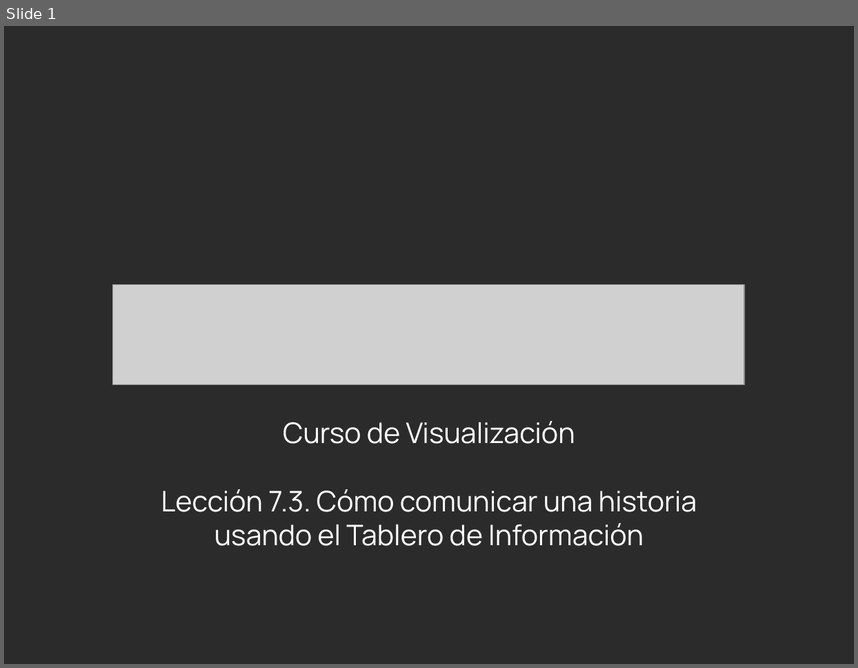
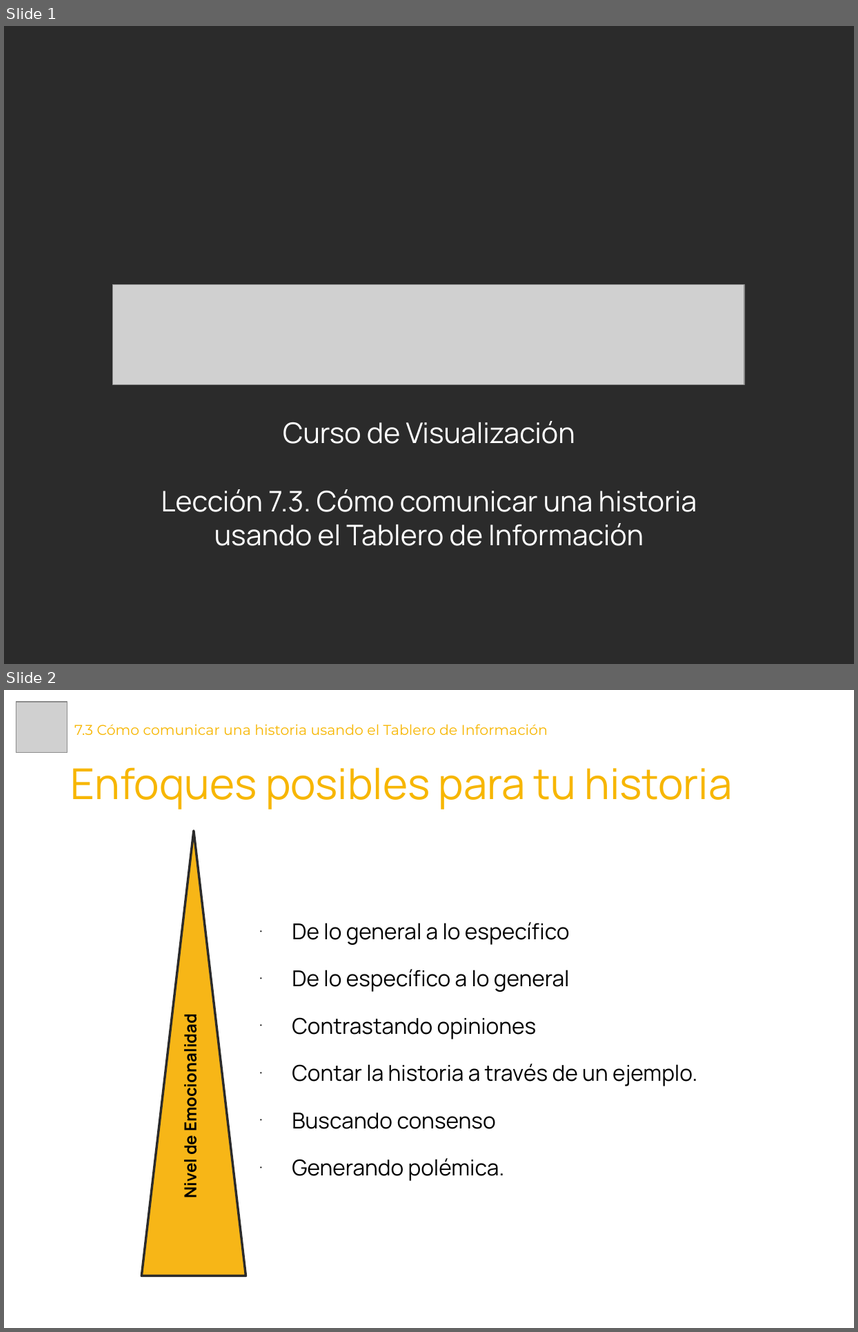
Before and after one commit to Laboratoria/curriculum, a slide deck: 18-data-visualization/Contenido Semana 3/7.3. Presentación - Cómo comunicar una historia usando el Tablero de Información.pptx. Shown one above the other, each under a label of ours: slide 1 before the commit, slides 1 and 2 after it. The pictures are 858x668 and 858x1332 pixels, drawn with LibreOffice and Linux fonts; fonts in the diff are those of the drawing; grey boxes stand for pictures; background and template pictures are left out; a plain dark background stands for a picture behind light text. Boxes give left, top, right and bottom in pixels: in the first picture for what was removed or moved away, otherwise in the second. Text is boxed around its words. In the diff, an @@ line names an element or a change of style, - is before the commit and + after.

```diff
--- a/18-data-visualization/Contenido Semana 3/7.3. Presentación - Cómo comunicar una historia usando el Tablero de Información.pptx
+++ b/18-data-visualization/Contenido Semana 3/7.3. Presentación - Cómo comunicar una historia usando el Tablero de Información.pptx
@@ slide 2 added at (x1=4, y1=690, x2=854, y2=1328), background #FFFFFF @@
@@ picture added at (x1=16, y1=702, x2=67, y2=753) @@
@@ title added at (x1=74, y1=724, x2=548, y2=735), 12 pt, text #F7B600 @@
+7.3 Cómo comunicar una historia usando el Tablero de Información
@@ text added at (x1=71, y1=767, x2=733, y2=809), 36 pt, text #F7B600 @@
+Enfoques posibles para tu historia
@@ triangle added at (x1=142, y1=830, x2=246, y2=1275), fill #F7B617, outline #2B2B2B 2 pt @@
@@ text added at (x1=292, y1=922, x2=697, y2=1181), 18.5 pt, text #000000 @@
+• De lo general a lo específico
+• De lo específico a lo general
+• Contrastando opiniones
+• Contar la historia a través de un ejemplo.
+• Buscando consenso
+• Generando polémica.
@@ text added at (x1=179, y1=1025, x2=201, y2=1197), 14 pt, text #000000, bold @@
+Nivel de Emocionalidad
```
Also in this commit, not shown: 1 slide changed, 1 other slide added, 9 other files.
